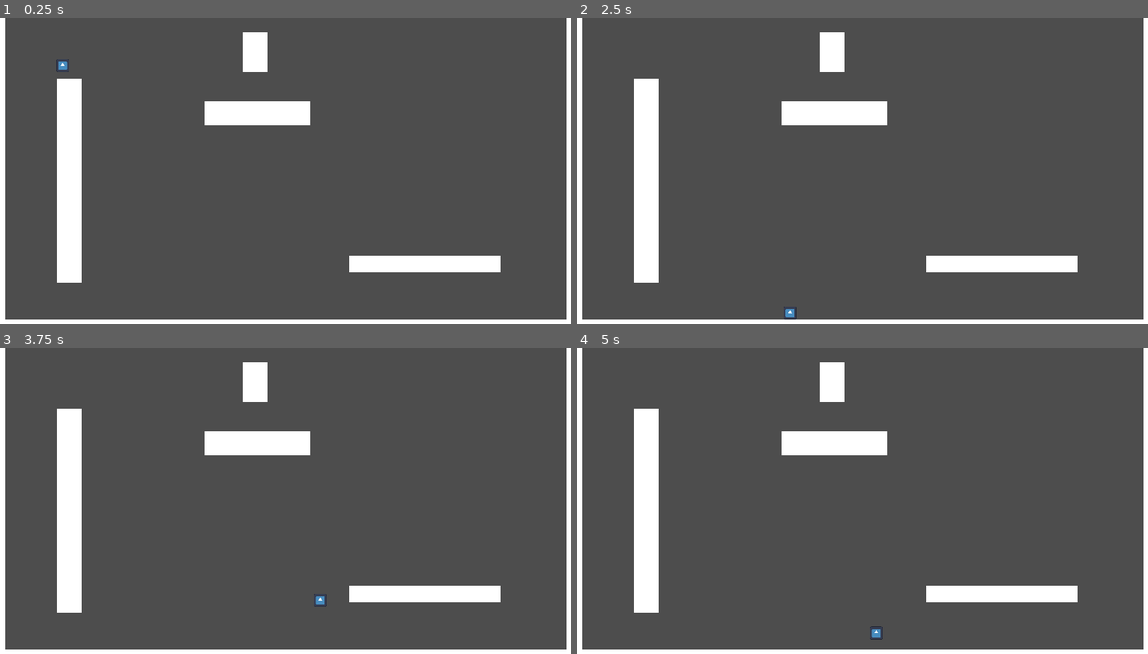
Above: before the commit, frames 1-4 (two rows, left to right).
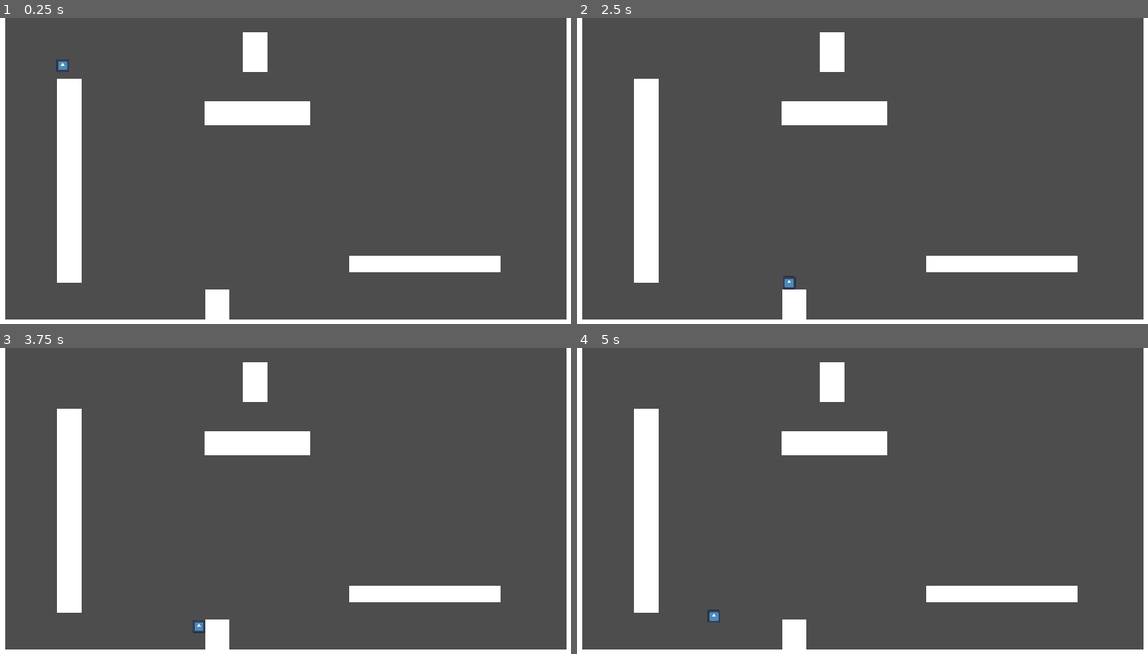
Above: after the commit, the same moments.

Repository: ReusableChopsticks/Platformer2024
Game: Godot game, scene res://scenes/environment/level.tscn
The game is run twice, just before and just after one commit, with the same random seed, the same clock (stepped at 60 frames per second) and the same inputs. The engine's default icon, where the game draws it, is replaced by a stand-in: a white triangle on a blue panel in a dark square.
Inputs:
- Up to frame 1 (0.25 s): no input
- Up to frame 2 (2.5 s): tap Enter at 0.5 s; hold Right (right) 0.53-2.03 s; tap Space (jump) at 0.6, 0.77, 1.07, 1.52, 1.55, 1.82, 2.1 s; tap Z (dash) at 1.35 s; hold A (left) from 2.03 s (still down)
- Up to frame 3 (3.75 s): release A (left) at 2.78 s; hold Right (right) from 2.78 s (still down); tap Z (dash) at 2.85 s; tap Space (jump) at 3.02, 3.05, 3.32, 3.6 s
- Up to frame 4 (5 s): tap Space (jump) at 3.77, 4.07, 4.52, 4.55, 4.82 s; release Right (right) at 4.28 s; hold A (left) from 4.28 s (still down); tap Z (dash) at 4.35 s

The runs differ from the first frame. In frame 1, 0.4% of the frame differs, in the area x 35-41%, y 88-99%; in frame 2, 0.5%; in frame 3, 0.5%; in frame 4, 0.5%, in the area x 22-54%, y 85-99%.

Commit message:
speed is lost on wall or being idle
added new idle() function to check if idle

Diff:
--- a/scenes/environment/level.tscn
+++ b/scenes/environment/level.tscn
@@ -27,6 +27,10 @@
 position = Vector2(512, 65)
 scale = Vector2(-0.208567, -0.340107)
 
+[node name="RigidBody2D9" parent="." instance=ExtResource("1_4wkx7")]
+position = Vector2(439, 559)
+scale = Vector2(-0.208567, -0.340107)
+
 [node name="RigidBody2D8" parent="." instance=ExtResource("1_4wkx7")]
 position = Vector2(516, 183)
 rotation = 1.5708
--- a/scenes/player/PlayerMoveState.gd
+++ b/scenes/player/PlayerMoveState.gd
@@ -20,6 +20,9 @@
 		friction_mult = player.air_friction_mult
 		move_mult = player.air_move_mult
 
+	if idle() and player.speed_level > 1:
+		player.reset_speed_level()
+
 	# use appropriate multiplier depending on if player is on ground or in air
 	if (Input.get_axis("left", "right")):
 		move_x(delta, move_mult)
--- a/scenes/player/PlayerState.gd
+++ b/scenes/player/PlayerState.gd
@@ -49,6 +49,9 @@
 func grounded():
 	return player.is_on_floor()
 
+func idle():
+	return grounded and !Input.is_anything_pressed() and player.velocity.x == 0
+
 func jump():
 	# check if either grace or buffer is active
 	if (Input.is_action_just_pressed("jump")):
--- a/scenes/player/PlayerWallState.gd
+++ b/scenes/player/PlayerWallState.gd
@@ -8,6 +8,7 @@
 
 func enter():
 	player.velocity.y = 0
+	player.reset_speed_level()
 
 func physics_update(delta: float):
 
--- a/scenes/player/player.gd
+++ b/scenes/player/player.gd
@@ -11,14 +11,17 @@
 var speed_level: int = 1
 @export var max_speed_level: int = 4
 
-## Percentage of move speed to apply as counter force when moving in the opposite direction (used in move_x())
+## Percentage of move speed to apply as counter force when moving in the opposite direction
+## used in move_x()
 @export_range(0, 3.0) var counter_dir_force_mult: float = 0.8
 ## The time it takes for player to accelerate to base speed
 @export_range(0.01, 1.0) var time_to_max_speed: float = 0.5
-var move_accel: float = move_speed / time_to_max_speed ## Move acceleration value calculated from time_to_max_speed
+## Move acceleration value calculated from time_to_max_speed
+var move_accel: float = move_speed / time_to_max_speed
 ## The time it takes for player to stop from base speed (due to friction)
 @export_range(0.01, 1.0) var time_to_stop: float = 0.3
-var friction_decel: float ## Friction deceleration value calculated from time_to_stop
+## Friction deceleration value calculated from time_to_stop
+var friction_decel: float
 
 ## Gravity multiplier when at the apex of jump
 @export_range(0, 1.0) var jump_apex_mult: float = 0.7
@@ -52,22 +55,27 @@
 @onready var jump_buffer_timer: Timer = $Timers/JumpBufferTimer
 @onready var jump_grace_timer: Timer = $Timers/JumpGraceTimer
 @onready var wall_jump_grace_timer: Timer = $Timers/WallJumpGraceTimer
-# note: all jump types use the same buffer timer and "consume" it when used (set time to 0)
+# note: all jump types use the same buffer timer and "consume" it when used
+# i.e. jump_buffer_timer.stop() on the state's enter function
 #endregion
+
+func calculate_forces():
+	move_speed = base_speed * speed_level
+	move_accel = move_speed / time_to_max_speed
+	friction_decel = move_speed / time_to_stop
+	print(str(base_speed) + " * " + str(speed_level) + " = " + str(move_speed))
 
 func increment_speed_level():
 	speed_level = min(speed_level + 1, max_speed_level)
-	move_speed = base_speed * speed_level
-	move_accel = move_speed / time_to_max_speed
-	friction_decel = move_speed / time_to_stop
+	calculate_forces()
 
+func reset_speed_level():
+	speed_level = 1
+	calculate_forces()
 
 # initial value calculations
 func _ready():
-	move_speed = base_speed * speed_level
-	print(str(base_speed) + " * " + str(speed_level) + " = " + str(move_speed))
-	move_accel = move_speed / time_to_max_speed
-	friction_decel = move_speed / time_to_stop
+	calculate_forces()
 
 # Called every frame. 'delta' is the elapsed time since the previous frame.
 func _physics_process(delta):
